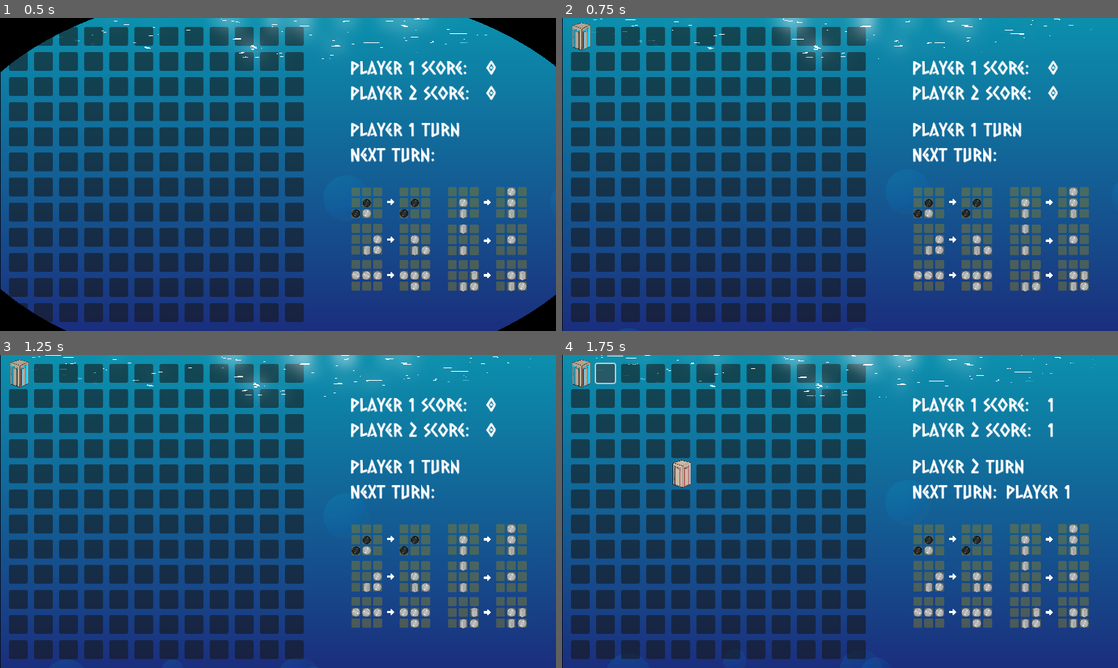
Above: before the commit, frames 1-4 (two rows, left to right).
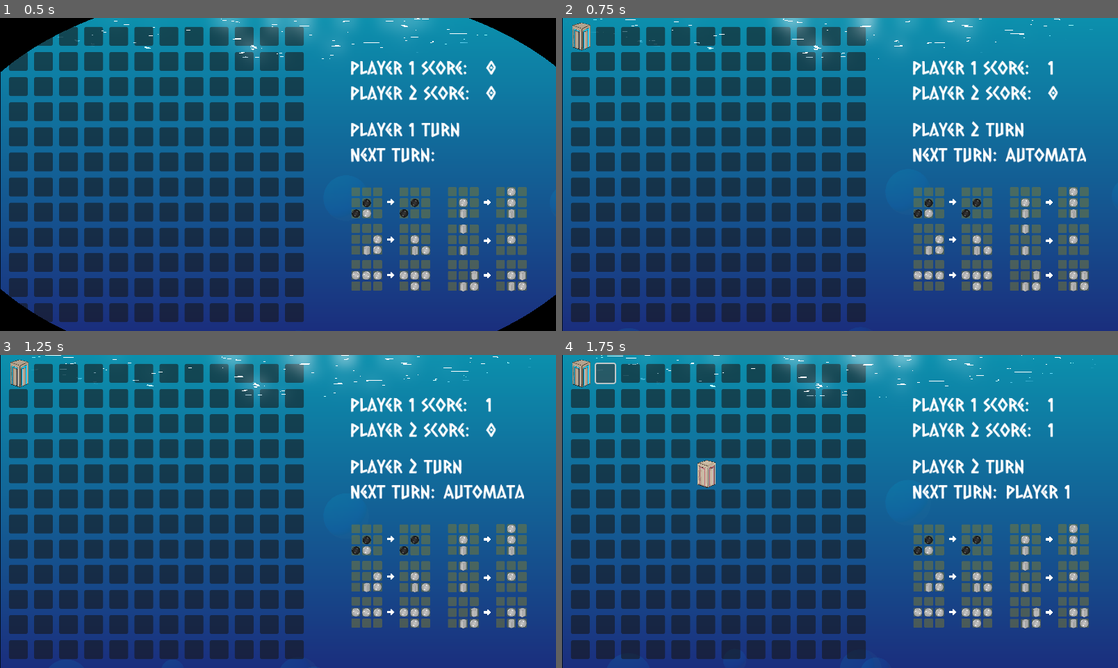
Above: after the commit, the same moments.

Repository: BeadsInCheese/CellularBubbleState
Game: Godot game, scene res://MainGame.tscn
Same seed, same stepped clock (60 frames per second), same inputs: the game is played once before the commit and once after it. This scene is started directly instead of the project's main scene.
Inputs (mouse positions are in pixels of both pictures, inside the frame that each line leads up to):
- Up to frame 1 (0.5 s): no input
- Up to frame 2 (0.75 s): click (578, 36) at 0.52 s
- Up to frame 3 (1.25 s): no input
- Up to frame 4 (1.75 s): click (606, 373) at 1.27 s

Frame 1 is identical in both runs. In frame 2, 0.8% of the frame differs, in the area x 73-95%, y 13-47%; in frame 3, 0.8%; in frame 4, 0.5%.

Commit message:
updated agent system

Diff:
--- a/gamejam2025/AI/PlayerAgent.gd
+++ b/gamejam2025/AI/PlayerAgent.gd
@@ -2,9 +2,12 @@
 
 class_name PlayerAgent
 # Called when the node enters the scene tree for the first time.
-
+var makingMove=false
 func makeMove(observation:Board):
-	pass
+	makingMove=true
+	while makingMove:
+		await observation.get_tree().process_frame
+		#print((makingMove))
 
 func _ready() -> void:
 	pass
--- a/gamejam2025/Grid.gd
+++ b/gamejam2025/Grid.gd
@@ -37,14 +37,16 @@
 
 var announced=false
 func changeTurn()->void:
+	await turnOrder[currentTurn].makeMove(self)
 	currentTurn=(currentTurn+1)%6
 
 	#if(turnOrder[currentTurn]==Players.AUTOMATA):
 	#	automata_step()
 	#	changeTurn()
-	if(turnOrder[currentTurn].get_is_player()==false):
-		await turnOrder[currentTurn].makeMove(self)
-		changeTurn()
+
+	changeTurn()
+
+
 	updateScore()
 	gui.updateSidebar(currentTurn,player1Score,player2Score)
 	updateCursor()
@@ -68,6 +70,7 @@
 			add_child(x)
 			gridList.append(x)
 
+
 	var x:AgentBase=player1Agent.new()
 	x.playerType=Players.PLAYER1
 	var y:AgentBase=player2Agent.new()
@@ -82,7 +85,7 @@
 		print(i.get_custom_class_name())
 	moveToplace()
 	updateCursor()
-
+	changeTurn()
 
 
 func moveToplace()->void:
--- a/gamejam2025/bubble.gd
+++ b/gamejam2025/bubble.gd
@@ -59,6 +59,6 @@
 	if(board.turnOrder[board.currentTurn].get_is_player()==true):
 		#print(tileType)
 		setTileType(board.turnOrder[board.currentTurn].playerType)
-		board.changeTurn()
+		board.turnOrder[board.currentTurn].makingMove=false
 
 	pass # Replace with function body.
